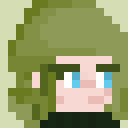
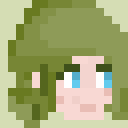
Layer changes from the first 128px x 128px image to the second:
painted on "arborist" over [40, 56, 120, 128]
